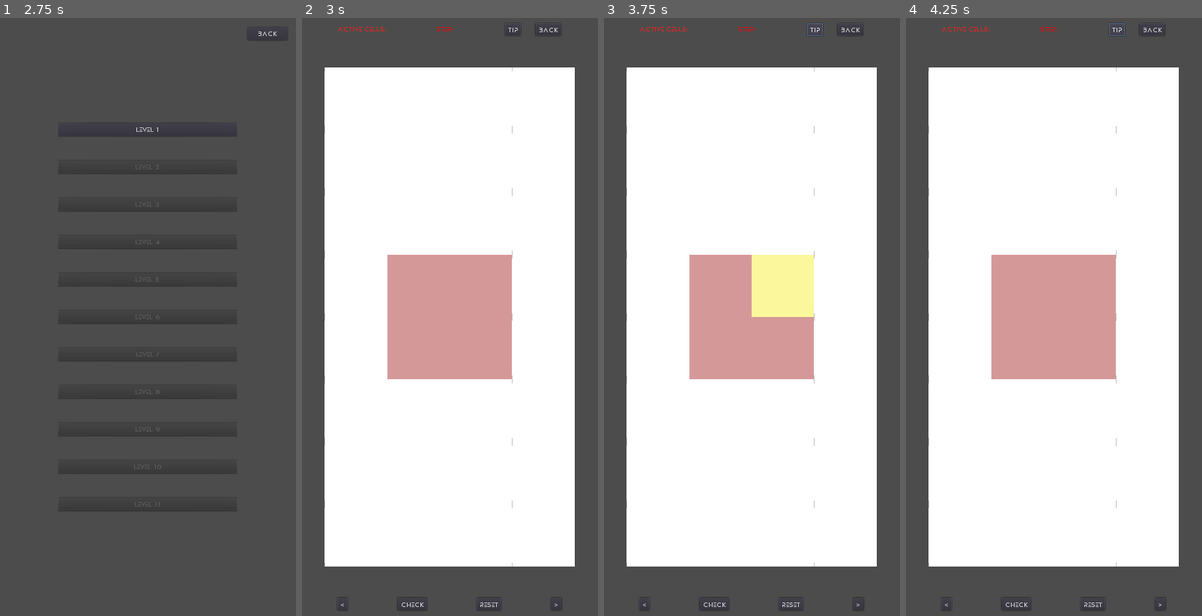
Above: before the commit, frames 1-4 (left to right).
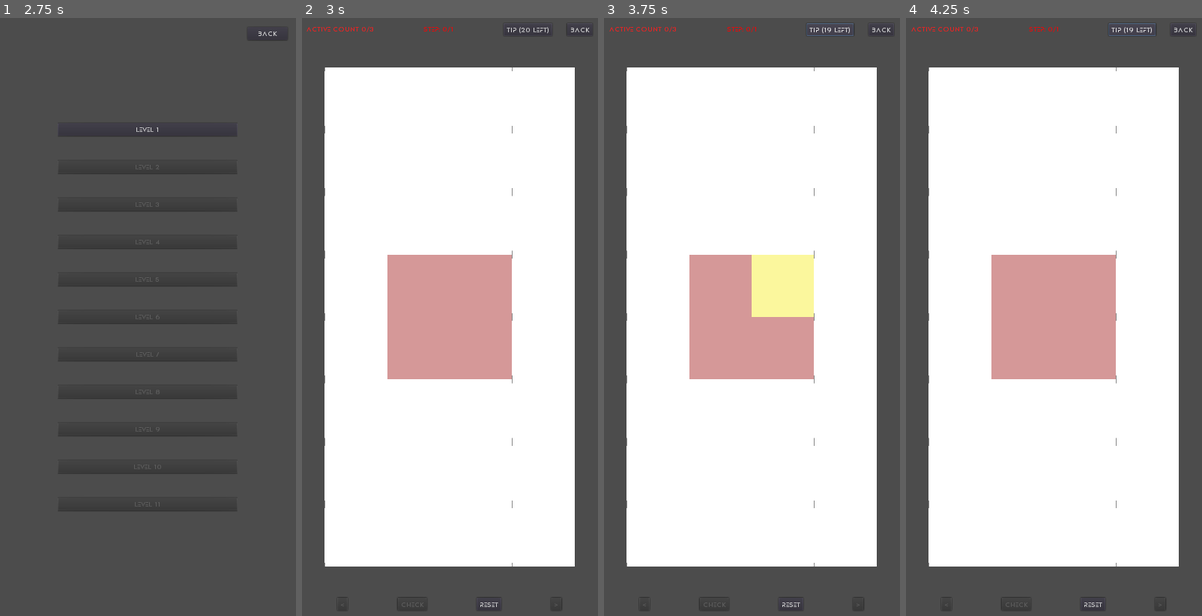
Above: after the commit, the same moments.

Repository: sisipun/SleepyCity
Game: Godot game, scene res://scenes/MainMenu.tscn
Same seed, same stepped clock (60 frames per second), same inputs: the game is played once before the commit and once after it.
Inputs:
- Up to frame 1 (2.75 s): click "Start" at 0.5 s; click "Back" at 1.25 s; click "Start" at 2 s
- Up to frame 2 (3 s): click "Level 1" at 2.75 s
- Up to frame 3 (3.75 s): click "Tip" (after the commit: "Tip (20 left)") at 3.5 s
- Up to frame 4 (4.25 s): no input

Frame 1 is identical in both runs. In frame 2, 0.3% of the frame differs, in the area x 1-98%, y 0-99%; in frame 3, 0.3%, in the area x 1-97%, y 0-99%; in frame 4, 0.3%.
Error before the commit: Invalid set index 'text' (on base: 'null instance') with value of type 'String'. (res://scripts/Level.gd:228)

Commit message:
Refactor

Diff:
--- a/project.godot
+++ b/project.godot
@@ -15,13 +15,13 @@
 "path": "res://scripts/Cell.gd"
 }, {
 "base": "Node2D",
-"class": "Level",
+"class": "GameArea",
 "language": "GDScript",
-"path": "res://scripts/Level.gd"
+"path": "res://scripts/GameArea.gd"
 } ]
 _global_script_class_icons={
 "Cell": "",
-"Level": ""
+"GameArea": ""
 }
 
 [application]
--- a/scenes/Cell.tscn
+++ b/scenes/Cell.tscn
@@ -177,6 +177,7 @@
 } ]
 
 [node name="Cell" type="Area2D"]
+scale = Vector2( 0.99651, 1 )
 gravity_vec = Vector2( -0.75, 1 )
 script = ExtResource( 1 )
 
--- a/scenes/Level.tscn
+++ b/scenes/Level.tscn
@@ -1,28 +1,26 @@
-[gd_scene load_steps=7 format=2]
+[gd_scene load_steps=8 format=2]
 
-[ext_resource path="res://scripts/Level.gd" type="Script" id=1]
+[ext_resource path="res://scripts/GameArea.gd" type="Script" id=1]
 [ext_resource path="res://assets/default.tres" type="DynamicFont" id=2]
 [ext_resource path="res://assets/power_on.wav" type="AudioStream" id=3]
 [ext_resource path="res://assets/power_off.wav" type="AudioStream" id=4]
 [ext_resource path="res://assets/success.wav" type="AudioStream" id=5]
 [ext_resource path="res://assets/step.wav" type="AudioStream" id=6]
+[ext_resource path="res://scripts/Interface.gd" type="Script" id=7]
 
-[node name="Level" type="Node2D"]
-script = ExtResource( 1 )
+[node name="Level" type="Node"]
 
-[node name="StepTimer" type="Timer" parent="."]
+[node name="Interface" type="CanvasLayer" parent="."]
+script = ExtResource( 7 )
 
-[node name="HUD" type="CanvasLayer" parent="."]
-follow_viewport_enable = true
-
-[node name="TopContainer " type="CenterContainer" parent="HUD"]
+[node name="TopContainer" type="CenterContainer" parent="Interface"]
 anchor_right = 1.0
 margin_bottom = 50.0
 __meta__ = {
 "_edit_use_anchors_": false
 }
 
-[node name="TopHorizontalContainer" type="HBoxContainer" parent="HUD/TopContainer "]
+[node name="TopHorizontalContainer" type="HBoxContainer" parent="Interface/TopContainer"]
 margin_left = 74.0
 margin_top = 13.0
 margin_right = 526.0
@@ -32,7 +30,7 @@
 "_edit_use_anchors_": false
 }
 
-[node name="ActiveCountLabel" type="Label" parent="HUD/TopContainer /TopHorizontalContainer"]
+[node name="ActiveCountLabel" type="Label" parent="Interface/TopContainer/TopHorizontalContainer"]
 margin_top = 3.0
 margin_right = 100.0
 margin_bottom = 21.0
@@ -45,7 +43,7 @@
 "_edit_use_anchors_": false
 }
 
-[node name="StepNumberLabel" type="Label" parent="HUD/TopContainer /TopHorizontalContainer"]
+[node name="StepNumberLabel" type="Label" parent="Interface/TopContainer/TopHorizontalContainer"]
 margin_left = 200.0
 margin_top = 3.0
 margin_right = 241.0
@@ -58,13 +56,13 @@
 "_edit_use_anchors_": false
 }
 
-[node name="TopHorizontalButtonsContainer" type="HBoxContainer" parent="HUD/TopContainer /TopHorizontalContainer"]
+[node name="TopHorizontalButtonsContainer" type="HBoxContainer" parent="Interface/TopContainer/TopHorizontalContainer"]
 margin_left = 341.0
 margin_right = 452.0
 margin_bottom = 24.0
 custom_constants/separation = 30
 
-[node name="TipButton" type="Button" parent="HUD/TopContainer /TopHorizontalContainer/TopHorizontalButtonsContainer"]
+[node name="TipButton" type="Button" parent="Interface/TopContainer/TopHorizontalContainer/TopHorizontalButtonsContainer"]
 margin_right = 32.0
 margin_bottom = 24.0
 custom_fonts/font = ExtResource( 2 )
@@ -73,7 +71,7 @@
 "_edit_use_anchors_": false
 }
 
-[node name="BackButton" type="Button" parent="HUD/TopContainer /TopHorizontalContainer/TopHorizontalButtonsContainer"]
+[node name="BackButton" type="Button" parent="Interface/TopContainer/TopHorizontalContainer/TopHorizontalButtonsContainer"]
 margin_left = 62.0
 margin_right = 111.0
 margin_bottom = 24.0
@@ -82,7 +80,7 @@
 "_edit_use_anchors_": false
 }
 
-[node name="BottomContainer" type="CenterContainer" parent="HUD"]
+[node name="BottomContainer" type="CenterContainer" parent="Interface"]
 anchor_top = 1.0
 anchor_right = 1.0
 anchor_bottom = 1.0
@@ -91,14 +89,14 @@
 "_edit_use_anchors_": false
 }
 
-[node name="BottomHorizontalContainer" type="HBoxContainer" parent="HUD/BottomContainer"]
+[node name="BottomHorizontalContainer" type="HBoxContainer" parent="Interface/BottomContainer"]
 margin_left = 75.0
 margin_top = 13.0
 margin_right = 524.0
 margin_bottom = 37.0
 custom_constants/separation = 100
 
-[node name="StepBackButton" type="Button" parent="HUD/BottomContainer/BottomHorizontalContainer"]
+[node name="StepBackButton" type="Button" parent="Interface/BottomContainer/BottomHorizontalContainer"]
 margin_right = 20.0
 margin_bottom = 24.0
 text = "<"
@@ -106,7 +104,7 @@
 "_edit_use_anchors_": false
 }
 
-[node name="CheckButton" type="Button" parent="HUD/BottomContainer/BottomHorizontalContainer"]
+[node name="CheckButton" type="Button" parent="Interface/BottomContainer/BottomHorizontalContainer"]
 margin_left = 120.0
 margin_right = 178.0
 margin_bottom = 24.0
@@ -115,7 +113,7 @@
 "_edit_use_anchors_": false
 }
 
-[node name="ResetButton" type="Button" parent="HUD/BottomContainer/BottomHorizontalContainer"]
+[node name="ResetButton" type="Button" parent="Interface/BottomContainer/BottomHorizontalContainer"]
 margin_left = 278.0
 margin_right = 329.0
 margin_bottom = 24.0
@@ -124,7 +122,7 @@
 "_edit_use_anchors_": false
 }
 
-[node name="StepButton" type="Button" parent="HUD/BottomContainer/BottomHorizontalContainer"]
+[node name="StepButton" type="Button" parent="Interface/BottomContainer/BottomHorizontalContainer"]
 margin_left = 429.0
 margin_right = 449.0
 margin_bottom = 24.0
@@ -133,7 +131,7 @@
 "_edit_use_anchors_": false
 }
 
-[node name="LevelCompletePopup" type="Popup" parent="HUD"]
+[node name="LevelCompletePopup" type="Popup" parent="Interface"]
 margin_right = 300.0
 margin_bottom = 50.0
 popup_exclusive = true
@@ -141,7 +139,7 @@
 "_edit_use_anchors_": false
 }
 
-[node name="MenuButton" type="Button" parent="HUD/LevelCompletePopup"]
+[node name="MenuButton" type="Button" parent="Interface/LevelCompletePopup"]
 margin_left = 200.0
 margin_top = 15.0
 margin_right = 293.0
@@ -151,7 +149,7 @@
 "_edit_use_anchors_": false
 }
 
-[node name="NextButton" type="Button" parent="HUD/LevelCompletePopup"]
+[node name="NextButton" type="Button" parent="Interface/LevelCompletePopup"]
 margin_left = 25.0
 margin_top = 15.0
 margin_right = 118.0
@@ -161,26 +159,34 @@
 "_edit_use_anchors_": false
 }
 
-[node name="Sound" type="Node" parent="."]
+[node name="GameArea" type="Node2D" parent="."]
+script = ExtResource( 1 )
 
-[node name="CellAliveSound" type="AudioStreamPlayer" parent="Sound"]
+[node name="Sound" type="Node" parent="GameArea"]
+
+[node name="CellAliveSound" type="AudioStreamPlayer" parent="GameArea/Sound"]
 stream = ExtResource( 3 )
 volume_db = -10.0
 
-[node name="CellDeadSound" type="AudioStreamPlayer" parent="Sound"]
+[node name="CellDeadSound" type="AudioStreamPlayer" parent="GameArea/Sound"]
 stream = ExtResource( 4 )
 
-[node name="StepSound" type="AudioStreamPlayer" parent="Sound"]
+[node name="StepSound" type="AudioStreamPlayer" parent="GameArea/Sound"]
 stream = ExtResource( 6 )
 
-[node name="LevelCompleteSound" type="AudioStreamPlayer" parent="Sound"]
+[node name="LevelCompleteSound" type="AudioStreamPlayer" parent="GameArea/Sound"]
 stream = ExtResource( 5 )
-[connection signal="timeout" from="StepTimer" to="." method="_on_step_timeout"]
-[connection signal="pressed" from="HUD/TopContainer /TopHorizontalContainer/TopHorizontalButtonsContainer/TipButton" to="." method="_on_tip_pressed"]
-[connection signal="pressed" from="HUD/TopContainer /TopHorizontalContainer/TopHorizontalButtonsContainer/BackButton" to="." method="_on_back_pressed"]
-[connection signal="pressed" from="HUD/BottomContainer/BottomHorizontalContainer/StepBackButton" to="." method="_on_step_back_pressed"]
-[connection signal="pressed" from="HUD/BottomContainer/BottomHorizontalContainer/CheckButton" to="." method="_on_check_pressed"]
-[connection signal="pressed" from="HUD/BottomContainer/BottomHorizontalContainer/ResetButton" to="." method="_on_reset_pressed"]
-[connection signal="pressed" from="HUD/BottomContainer/BottomHorizontalContainer/StepButton" to="." method="_on_step_pressed"]
-[connection signal="pressed" from="HUD/LevelCompletePopup/MenuButton" to="." method="_on_menu_pressed"]
-[connection signal="pressed" from="HUD/LevelCompletePopup/NextButton" to="." method="_on_next_level_pressed"]
+
+[node name="StepTimer" type="Timer" parent="GameArea"]
+[connection signal="pressed" from="Interface/TopContainer/TopHorizontalContainer/TopHorizontalButtonsContainer/TipButton" to="GameArea" method="_on_tip_pressed"]
+[connection signal="pressed" from="Interface/TopContainer/TopHorizontalContainer/TopHorizontalButtonsContainer/BackButton" to="GameArea" method="_on_back_pressed"]
+[connection signal="pressed" from="Interface/BottomContainer/BottomHorizontalContainer/StepBackButton" to="GameArea" method="_on_step_back_pressed"]
+[connection signal="pressed" from="Interface/BottomContainer/BottomHorizontalContainer/CheckButton" to="GameArea" method="_on_check_pressed"]
+[connection signal="pressed" from="Interface/BottomContainer/BottomHorizontalContainer/CheckButton" to="GameArea/StepTimer" method="_on_check_pressed"]
+[connection signal="pressed" from="Interface/BottomContainer/BottomHorizontalContainer/ResetButton" to="GameArea" method="_on_reset_pressed"]
+[connection signal="pressed" from="Interface/BottomContainer/BottomHorizontalContainer/StepButton" to="GameArea" method="_on_step_pressed"]
+[connection signal="pressed" from="Interface/LevelCompletePopup/MenuButton" to="GameArea" method="_on_menu_pressed"]
+[connection signal="pressed" from="Interface/LevelCompletePopup/NextButton" to="GameArea" method="_on_next_level_pressed"]
+[connection signal="level_complete" from="GameArea" to="Interface" method="_on_level_complete"]
+[connection signal="state_changed" from="GameArea" to="Interface" method="_on_state_changed"]
+[connection signal="timeout" from="GameArea/StepTimer" to="GameArea" method="_on_step_timeout"]
--- a/scripts/Level.gd
+++ b/scripts/GameArea.gd
@@ -1,12 +1,15 @@
 extends Node2D
 
-class_name Level
+class_name GameArea
 
 enum Stage {
 	USER_INPUT,
 	CHECK,
 	VIEW_RESULT
 }
+
+signal state_changed(stage, step_number, step_count, alive_count, alive_max_count, tip_count)
+signal level_complete()
 
 export var margin_horizontal = 50
 export var margin_vertical = 100
@@ -159,8 +162,8 @@
 
 func complete():
 	Game.completeCurrentLevel(attempt_count)
+	emit_signal("level_complete")
 	$Sound/LevelCompleteSound.play()
-	$HUD/LevelCompletePopup.popup_centered()
 
 func reset_to_user_input():
 	step_number = 0
@@ -225,11 +228,4 @@
 	return counter
 
 func update_hud():
-	$HUD/TopContainer/TopHorizontalContainer/ActiveCountLabel.text = "Active count %d/%d" % [alive_count, level.alive_max_count]
-	$HUD/TopContainer/TopHorizontalContainer/StepNumberLabel.text = "Step: %d/%d" % [step_number, level.step_count]
-	$HUD/TopContainer/TopHorizontalContainer/TopHorizontalButtonsContainer/TipButton.text = "Tip (%d left)" % Game.tip_count()
-	$HUD/TopContainer/TopHorizontalContainer/TopHorizontalButtonsContainer/TipButton.disabled = stage != Stage.USER_INPUT or not Game.has_tip()
-	$HUD/BottomContainer/BottomHorizontalContainer/StepBackButton.disabled = stage != Stage.VIEW_RESULT or step_number <= 0
-	$HUD/BottomContainer/BottomHorizontalContainer/CheckButton.disabled = stage == Stage.CHECK or step_number > 0 or alive_count != level.alive_max_count or step_number != 0
-	$HUD/BottomContainer/BottomHorizontalContainer/ResetButton.disabled = stage == Stage.CHECK or step_number > 0
-	$HUD/BottomContainer/BottomHorizontalContainer/StepButton.disabled = stage != Stage.VIEW_RESULT or step_number >= level.step_count
+	emit_signal("state_changed", stage, step_number, level.step_count, alive_count, level.alive_max_count, Game.tip_count())
--- /dev/null
+++ b/scripts/Interface.gd
@@ -0,0 +1,15 @@
+extends CanvasLayer
+
+func _on_state_changed(stage, step_number, step_count, alive_count, alive_max_count, tip_count):
+	$TopContainer/TopHorizontalContainer/ActiveCountLabel.text = "Active count %d/%d" % [alive_count, alive_max_count]
+	$TopContainer/TopHorizontalContainer/StepNumberLabel.text = "Step: %d/%d" % [step_number, step_count]
+	$TopContainer/TopHorizontalContainer/TopHorizontalButtonsContainer/TipButton.text = "Tip (%d left)" % Game.tip_count()
+	$TopContainer/TopHorizontalContainer/TopHorizontalButtonsContainer/TipButton.disabled = stage != GameArea.Stage.USER_INPUT or tip_count <= 0
+	$BottomContainer/BottomHorizontalContainer/StepBackButton.disabled = stage != GameArea.Stage.VIEW_RESULT or step_number <= 0
+	$BottomContainer/BottomHorizontalContainer/CheckButton.disabled = stage == GameArea.Stage.CHECK or step_number > 0 or alive_count != alive_max_count or step_number != 0
+	$BottomContainer/BottomHorizontalContainer/ResetButton.disabled = stage == GameArea.Stage.CHECK or step_number > 0
+	$BottomContainer/BottomHorizontalContainer/StepButton.disabled = stage != GameArea.Stage.VIEW_RESULT or step_number >= step_count
+
+
+func _on_level_complete():
+	$LevelCompletePopup.popup_centered()
